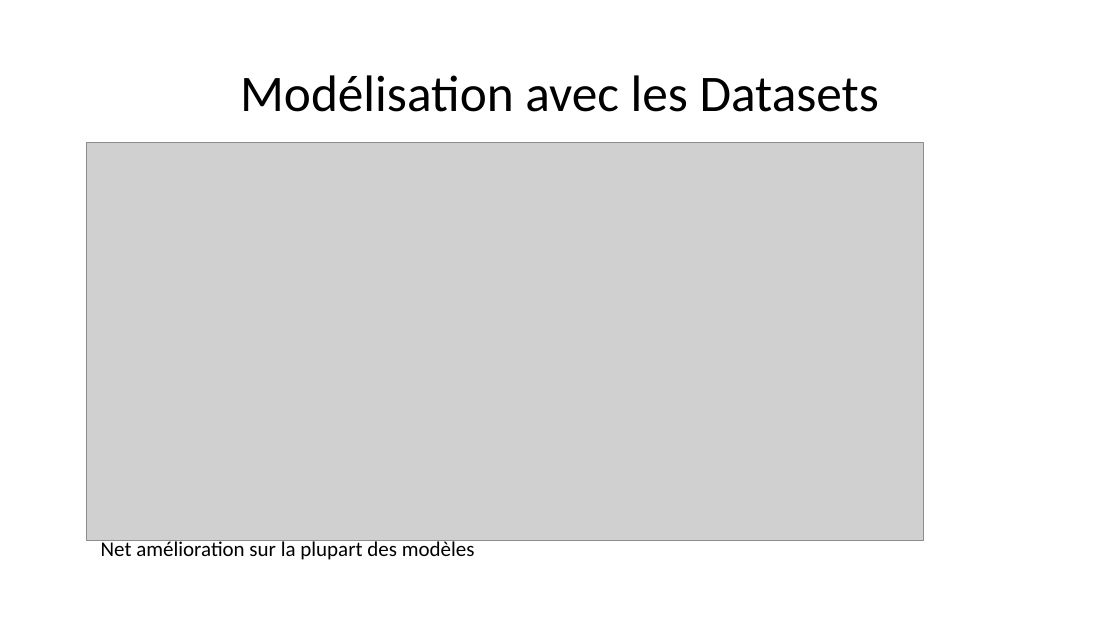
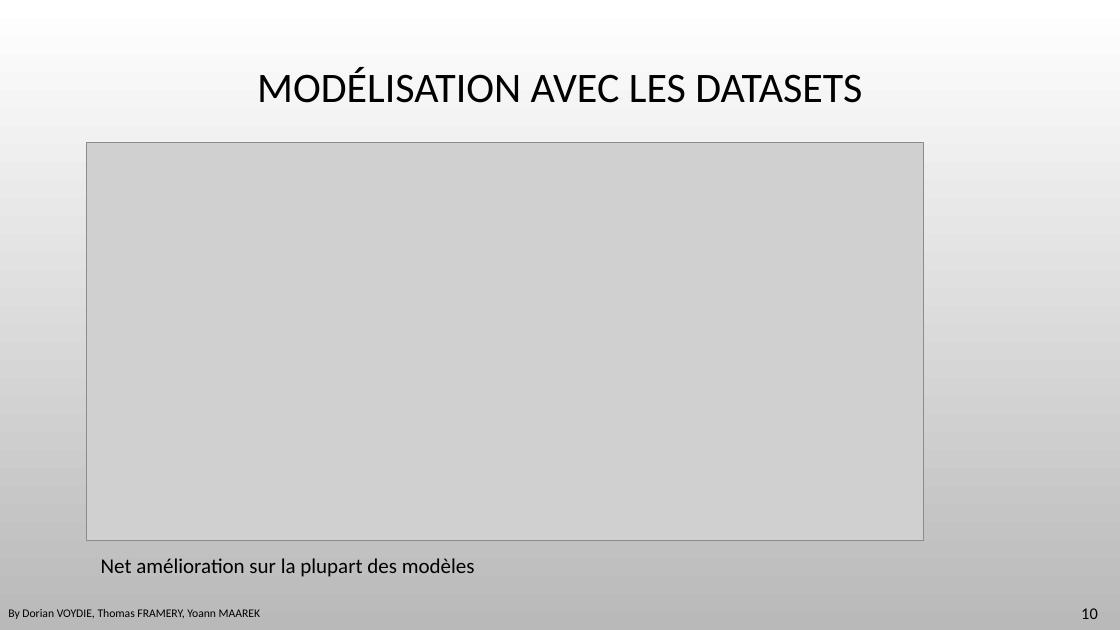
Before and after one commit to DavidBert/DEFI_IA, a slide deck: slide 10 of Presentation.pptx (slide 9 before the commit). Drawn at 1120x630 pixels with LibreOffice and Linux fonts; fonts in the diff are those of the drawing; grey boxes stand for pictures; background and template pictures are left out. Boxes give left, top, right and bottom in pixels: in the first picture for what was removed or moved away, otherwise in the second. Text is boxed around its words. In the diff, an @@ line names an element or a change of style, - is before the commit and + after.

```diff
--- a/Presentation.pptx
+++ b/Presentation.pptx
@@ background #FFFFFF to picture (left out) @@
@@ title at <box>257,68,862,103</box>: text changed; size 44 to 36 pt @@
-Modélisation avec les Datasets
+MODÉLISATION AVEC LES DATASETS
@@ text "Net amélioration sur la plupart ...": place and size @@
-text "Net amélioration sur la plupart ..." at <box>101,539,475,560</box>
+text "Net amélioration sur la plupart ..." at <box>101,558,475,577</box>
@@ text added at <box>8,609,260,619</box>, 10 pt, text #000000 @@
+By Dorian VOYDIE, Thomas FRAMERY, Yoann MAAREK
@@ page number added at <box>1081,608,1098,619</box>, 14 pt, text #000000 @@
+10
```
Also in this commit, not shown: 11 other slides changed, 4 slides added, 2 slides removed, 2 other files.
